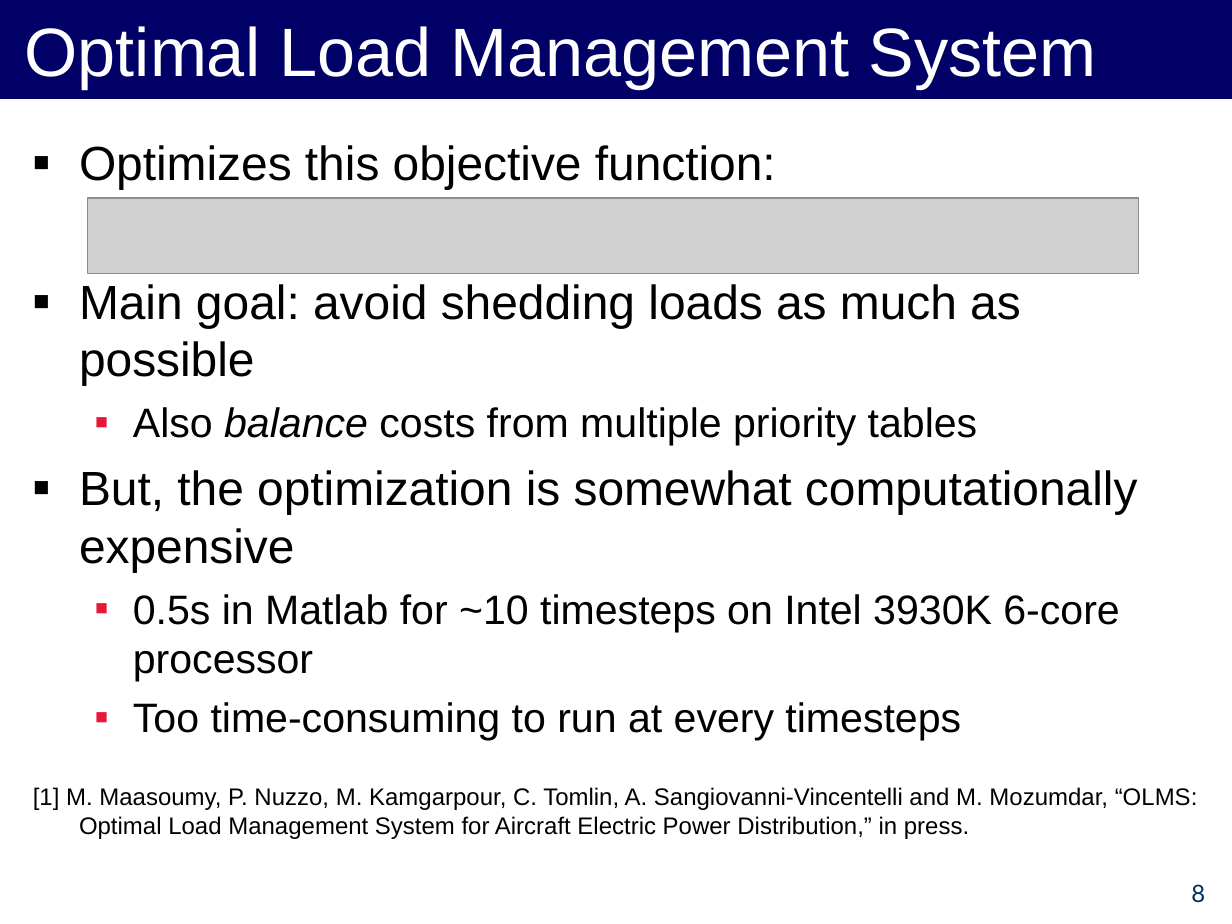
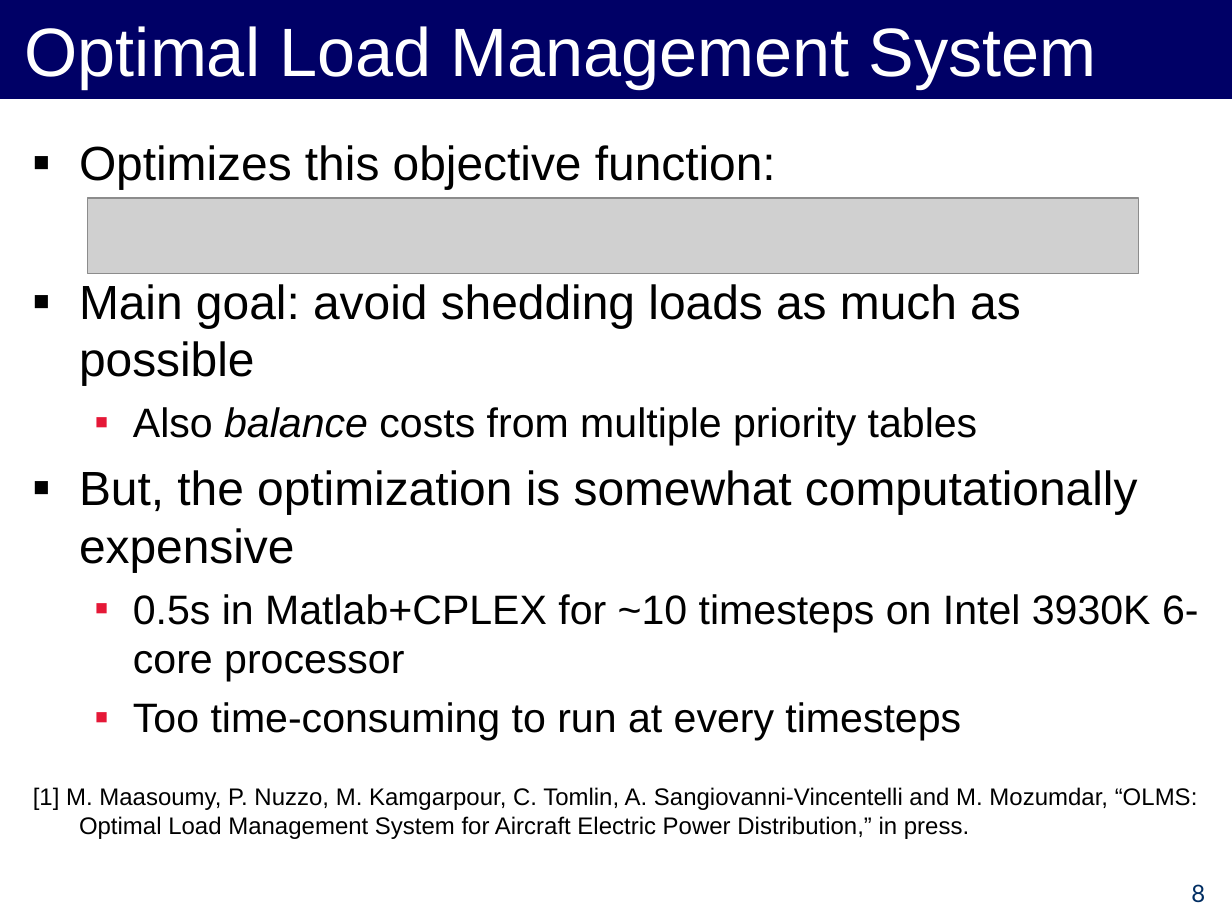
Before and after one commit to forresti/optimal_load_management, a slide deck: slide 8 of project/12-3-12_Presentation.ppt. Drawn at 1232x924 pixels with LibreOffice and Linux fonts; fonts in the diff are those of the drawing; grey boxes stand for pictures. Boxes give left, top, right and bottom in pixels: in the first picture for what was removed or moved away, otherwise in the second. Text is boxed around its words. In the diff, an @@ line names an element or a change of style, - is before the commit and + after.

Commit message:
just being pedantic...

```diff
--- a/project/12-3-12_Presentation.ppt
+++ b/project/12-3-12_Presentation.ppt
@@ text at <box>133,594,1199,681</box>: text changed @@
-  ▪ 0.5s in Matlab for ~10 timesteps on Intel 3930K 6-core processor
+  ▪ 0.5s in Matlab+CPLEX for ~10 timesteps on Intel 3930K 6-core processor
```
